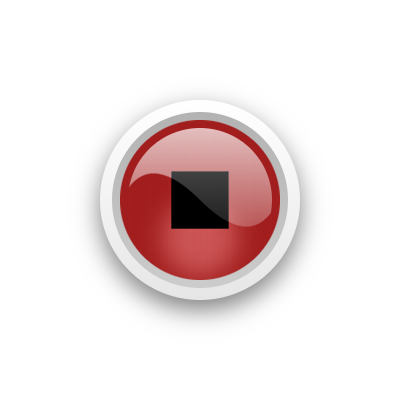
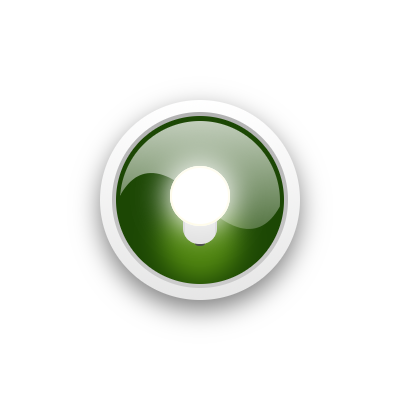
Revision of a layered 400px x 400px image; what changed, layer by layer:
showed group "Button Normal" (56 layers), moved it above "Button Pushed" over [116, 116, 284, 284]
added group "AI Easy Overlay" (50%) with 6 layers in group "Button Normal" over [130, 126, 270, 267]
added layer "Bulb Glow #9" in group "AI Easy Overlay" over [130, 126, 270, 267]
added layer "Bulb Border #9" in group "AI Easy Overlay" over [170, 166, 230, 226]
added layer "Bulb #9" in group "AI Easy Overlay" over [170, 166, 230, 226]
added layer "Socket Sides #9" in group "AI Easy Overlay" over [183, 192, 217, 236]
added layer "Socket Interior #9" in group "AI Easy Overlay" over [185, 184, 215, 244]
added layer "Bottom Pin #9" in group "AI Easy Overlay" over [195, 241, 205, 246]
painted on "* Shine" over [120, 120, 280, 229]
added group "AI Easy Underlay" with 6 layers in group "Button Normal" over [130, 126, 270, 267]
added layer "Bulb Glow #7" in group "AI Easy Underlay" over [130, 126, 270, 267]
added layer "Bulb Border #7" in group "AI Easy Underlay" over [170, 166, 230, 226]
added layer "Bulb #7" in group "AI Easy Underlay" over [170, 166, 230, 226]
added layer "Socket Sides #7" in group "AI Easy Underlay" over [183, 192, 217, 236]
added layer "Socket Interior #7" in group "AI Easy Underlay" over [185, 184, 215, 244]
added layer "Bottom Pin #7" in group "AI Easy Underlay" over [195, 241, 205, 246]
added layer "AI Background" in group "Button Normal" over [116, 116, 284, 284]
hid group "Button Pushed" (56 layers) over [120, 120, 280, 280]
hid "Stop Overlay #1" over [170, 170, 230, 230]
hid "Stop Underlay #1" over [170, 170, 230, 230]
hid "Stop Background #1" over [120, 120, 280, 280]
